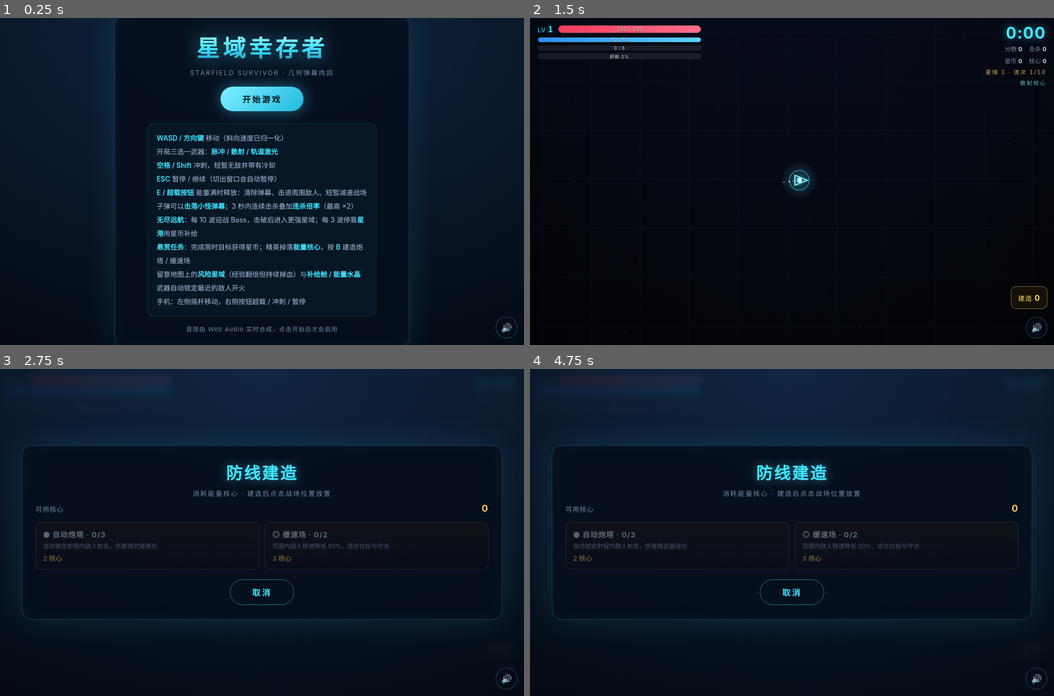
Above: before the commit, frames 1-4 (two rows, left to right).
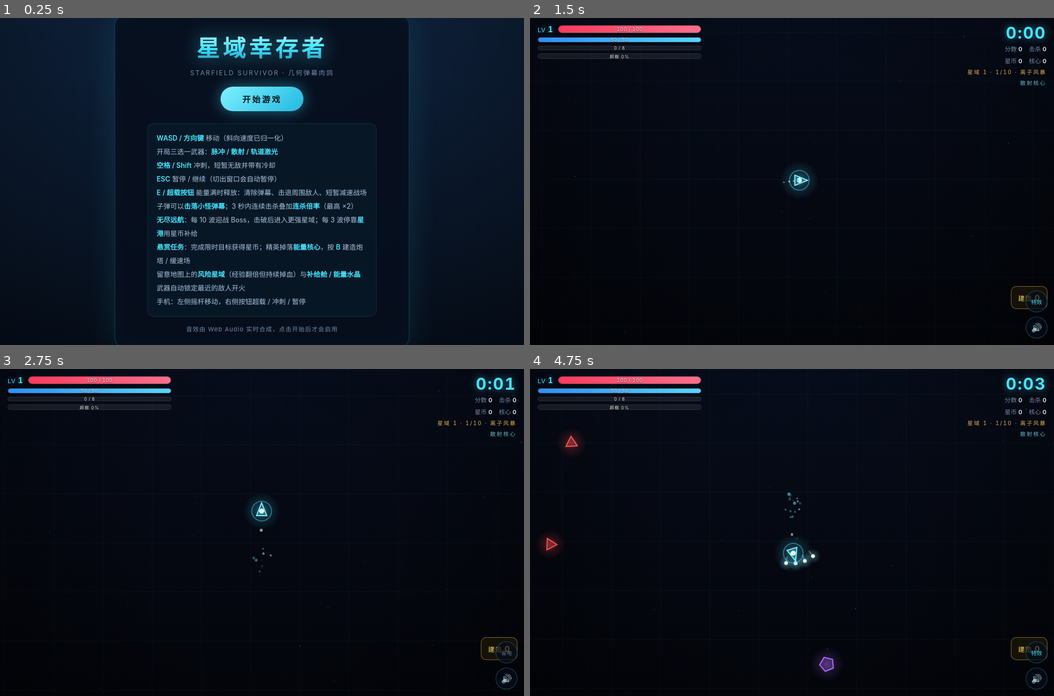
Above: after the commit, the same moments.

Repository: xiiiyuee/Game
Game: browser game, page star-survivor/index.html
Two runs of this game, one before a commit and one after it. Both use one fixed random seed, a clock stepped at 60 frames per second and the inputs below.
Inputs (mouse positions are in pixels of both pictures, inside the frame that each line leads up to):
- Up to frame 1 (0.25 s): no input
- Up to frame 2 (1.5 s): click "开始游戏" at 0.27 s; hold Right from 1.03 s (still down); click (792, 214) at 1.07 s; tap Space at 1.1 s
- Up to frame 3 (2.75 s): release Right at 1.53 s; hold Down 1.58-1.85 s; tap Space at 1.6, 2.1, 2.6 s; click (157, 499) at 1.67 s; hold Left 1.9-2.47 s; click "建造 0" (after the commit: "特效") at 2.02 s; click (366, 483) at 2.27 s; hold Up from 2.52 s (still down)
- Up to frame 4 (4.75 s): release Up at 2.82 s; click (870, 597) at 2.87 s; hold Right 2.87-3.53 s; tap Space every 0.5 s from 3.1 to 4.6 s; click (661, 614) at 3.47 s; hold Up 3.58-3.82 s; hold Left 3.87-4.3 s; click (792, 467) at 4.07 s; hold Down 4.35-4.68 s; click (1038, 653) at 4.52 s, where only the run after the commit has a clickable "省电"; click (949, 548) at 4.67 s; hold Right from 4.73 s (still down)

The runs differ from the first frame. In frame 1, less than 0.1% of the frame differs, in the area x 94-99%, y 91-98%; in frame 2, 0.2%; in frame 3, 32%; in frame 4, 32%, in the area x 0-100%, y 0-93%.

Commit message:
feat: Test GitHub File Storage Connection
Co-authored-by: traeagent <traeagent@users.noreply.github.com>

Diff:
--- a/star-survivor/index.html
+++ b/star-survivor/index.html
@@ -517,6 +517,29 @@
   }
   .mute.off { color: #5b728c; }
 
+  .fx-btn {
+    bottom: 60px;
+    font-size: 10px;
+    letter-spacing: 0;
+    white-space: nowrap;
+  }
+
+  .mute { transition: opacity 0.15s ease; }
+  body.in-overlay .mute, body.in-overlay .fx-btn { opacity: 0; pointer-events: none; }
+
+  /* 低血量警示 */
+  .lowhp {
+    position: fixed;
+    inset: 0;
+    z-index: 7;
+    pointer-events: none;
+    opacity: 0;
+    transition: opacity 0.18s ease;
+    background: radial-gradient(ellipse at center, transparent 52%, rgba(255, 40, 80, 0.42) 100%);
+  }
+  .lowhp.on { animation: lowPulse 1.05s ease-in-out infinite; }
+  @keyframes lowPulse { 0%, 100% { opacity: 0.3; } 50% { opacity: 0.8; } }
+
   /* ========== 移动端控件 ========== */
   #touch { display: none; }
   body.touch #touch { display: block; }
@@ -589,6 +612,7 @@
     height: 34px;
     font-size: 14px;
   }
+  body.touch .fx-btn { bottom: max(192px, calc(env(safe-area-inset-bottom) + 184px)); }
 
   /* ========== 响应式 ========== */
   @media (max-width: 700px) {
@@ -757,6 +781,8 @@
   </div>
 </div>
 
+<div class="lowhp" id="lowhp"></div>
+<button class="mute fx-btn" id="fx-btn" aria-label="特效模式">特效</button>
 <button class="mute" id="mute" aria-label="静音切换">🔊</button>
 <button class="build-btn hidden" id="build-btn">建造 <b id="ui-core-btn">0</b></button>
 
@@ -789,7 +815,8 @@
       ENEMY_ARMOR_MAX: 0.45,      // 敌人减伤上限
       ENEMY_SPEED_CAP: 1.9,       // 敌人移速成长上限
       EBULLET_SPEED_PER_CHAPTER: 0.05, // 每章敌方弹速成长
-      EBULLET_SPEED_CAP: 1.45,    // 敌方弹速成长上限
+      EBULLET_SPEED_CAP: 1.6,     // 敌方弹速总上限（含风暴词条）
+      POWER_ADAPT: 0.22,          // 深渊适应指数（越大越克制高伤害）
       CLEAR_HEAL: 0.25,           // 击破 Boss 后回复生命比例
       CLEAR_CREDITS: 60,          // 击破 Boss 星币奖励
       SHOP_WAVE: 3,               // 每 3 波进入星港
@@ -1306,6 +1333,11 @@
   let bountyCd = CFG.BOUNTY.FIRST_DELAY;
   let lastShopWave = 0;
   let shopCounts = {};             // 本局商店购买次数（用于涨价）
+  let chapterMod = null;           // 当前星域环境词条
+  let hitStop = 0;                 // 命中顿帧（秒）
+  let lowFx = (() => {
+    try { return localStorage.getItem("sf_lowfx") === "1"; } catch (e) { return false; }
+  })();
   let waveNum = 1;
   let score = 0;
   let kills = 0;
@@ -1433,6 +1465,8 @@
     nextEnemyId = 1;
     nextPropId = 1;
     upgradeCards = [];
+    chapterMod = pick(CHAPTER_MODS);
+    hitStop = 0;
     musicTimer = 0;
     ultTimer = 0;
     echoTimer = 0;
@@ -1641,6 +1675,19 @@
     if (btn) startGame(btn.dataset.weapon);
   });
 
+  // 特效档位：流畅模式减少辉光与粒子，降低手机发热
+  function applyFxLabel() {
+    const el = document.getElementById("fx-btn");
+    el.textContent = lowFx ? "省电" : "特效";
+    el.classList.toggle("off", lowFx);
+  }
+  document.getElementById("fx-btn").addEventListener("click", () => {
+    lowFx = !lowFx;
+    try { localStorage.setItem("sf_lowfx", lowFx ? "1" : "0"); } catch (e) {}
+    applyFxLabel();
+  });
+  applyFxLabel();
+
   // 静音开关
   document.getElementById("mute").addEventListener("click", () => {
     audio.muted = !audio.muted;
@@ -1656,7 +1703,8 @@
    * 9. 粒子 / 飘字 / 经验球
    * ===================================================================*/
   function emit(x, y, count, color, speed, size, life) {
-    const cap = CFG.LIMITS.PARTICLES;
+    const cap = lowFx ? 120 : CFG.LIMITS.PARTICLES;
+    if (lowFx) count = Math.ceil(count * 0.4);
     for (let i = 0; i < count; i++) {
       if (particles.length >= cap) break;
       const a = Math.random() * TAU;
@@ -2066,7 +2114,7 @@
   }
   // 深渊适应：敌人生命随玩家武器伤害提升（次线性），避免后期一发清屏
   function playerPowerMul() {
-    return Math.pow(Math.max(1, stats.damage / 10), 0.22);
+    return Math.pow(Math.max(1, stats.damage / 10), CFG.RUN.POWER_ADAPT);
   }
   function waveScaleSpeed() {
     return Math.min(CFG.RUN.ENEMY_SPEED_CAP, 1 + (waveNum - 1) * 0.028 + (chapter - 1) * 0.06);
@@ -2075,8 +2123,8 @@
     return (1 + (waveNum - 1) * 0.045) * Math.pow(CFG.RUN.ENEMY_DMG_GROWTH, chapter - 1);
   }
   function ebSpeedScale() {
-    return Math.min(CFG.RUN.EBULLET_SPEED_CAP,
-      1 + (waveNum - 1) * 0.018 + (chapter - 1) * CFG.RUN.EBULLET_SPEED_PER_CHAPTER);
+    const base = 1 + (waveNum - 1) * 0.018 + (chapter - 1) * CFG.RUN.EBULLET_SPEED_PER_CHAPTER;
+    return Math.min(CFG.RUN.EBULLET_SPEED_CAP, base * (chapterMod ? chapterMod.ebMul || 1 : 1));
   }
 
   function weightedEnemyType() {
@@ -2120,7 +2168,8 @@
       }
     }
 
-    const hp = def.hp * waveScaleHp() * playerPowerMul();
+    const hp = def.hp * waveScaleHp() * playerPowerMul() *
+      (chapterMod ? chapterMod.hpMul || 1 : 1);
     const e = {
       id: nextEnemyId++,
       type: typeKey,
@@ -2128,7 +2177,7 @@
       r: def.r,
       hp,
       maxHp: hp,
-      speed: def.speed * waveScaleSpeed(),
+      speed: def.speed * waveScaleSpeed() * (chapterMod ? chapterMod.speedMul || 1 : 1),
       dmg: def.dmg * waveScaleDmg(),
       armor: waveScaleArmor(),
       xp: def.xp,
@@ -2242,7 +2291,8 @@
     if (spawnTimer > 0) return;
 
     spawnTimer = Math.max(CFG.WAVE.SPAWN_MIN,
-      CFG.WAVE.SPAWN_BASE - (waveNum - 1) * 0.065 - (chapter - 1) * 0.06);
+      CFG.WAVE.SPAWN_BASE - (waveNum - 1) * 0.065 - (chapter - 1) * 0.06) *
+      (chapterMod ? chapterMod.spawnMul || 1 : 1);
     const count = 1 + Math.floor(waveNum / 6) + Math.floor((chapter - 1) * 0.8);
     for (let i = 0; i < count; i++) {
       spawnEnemy(weightedEnemyType());
@@ -2505,8 +2555,12 @@
     if (combo > comboBest) comboBest = combo;
     const mul = comboMultiplier();
     score += Math.round(e.score * mul);
-    credits += e.isBoss ? CFG.RUN.CREDIT_BOSS : e.type === "diamond" ? CFG.RUN.CREDIT_ELITE : CFG.RUN.CREDIT_KILL;
+    credits += Math.round(
+      (e.isBoss ? CFG.RUN.CREDIT_BOSS : e.type === "diamond" ? CFG.RUN.CREDIT_ELITE : CFG.RUN.CREDIT_KILL) *
+      (chapterMod ? chapterMod.creditMul || 1 : 1)
+    );
     bountyOnKill(e);
+    if (e.type === "diamond") hitStop = Math.max(hitStop, 0.045);
 
     if (e.isBoss) {
       emit(e.x, e.y, 110, "#ffc857", 420, 6, 1.3);
@@ -2772,6 +2826,8 @@
     shake = Math.max(shake, 12 * CFG.FX.SHAKE);
     emit(player.x, player.y, 14, "#ff4d6d", 220, 3, 0.5);
     sfxHurt();
+    hitStop = Math.max(hitStop, 0.025);
+    if (document.body.classList.contains("touch") && navigator.vibrate) navigator.vibrate(28);
     // 受击断连杀
     combo = 0;
     comboTimer = 0;
@@ -3063,7 +3119,12 @@
     setText(document.getElementById("ui-credits"), String(credits));
     setText(document.getElementById("ui-cores"), String(cores));
     setText(document.getElementById("ui-core-btn"), String(cores));
-    setText(document.getElementById("ui-chapter"), `星域 ${chapter} · 波次 ${waveNum}/${CFG.RUN.CHAPTER_WAVES}`);
+    setText(document.getElementById("ui-chapter"),
+      `星域 ${chapter} · ${waveNum}/${CFG.RUN.CHAPTER_WAVES}` +
+      (chapterMod ? ` · ${chapterMod.name}` : ""));
+    document.getElementById("lowhp").classList.toggle(
+      "on", state === "playing" && player.hp / player.hpMax < 0.3);
+    document.body.classList.toggle("in-overlay", state !== "playing");
     const power = playerPowerMul();
     setText(document.getElementById("ui-weapon"),
       CFG.WEAPONS[chosenWeapon].name +
@@ -3374,6 +3435,25 @@
         updateBuffPanel();
       },
     },
+    {
+      id: "multishot", icon: "⋔", name: "弹道扩展", base: 85,
+      desc: () => "本武器弹道 +1（上限 8）",
+      can: () => stats.bulletCount < 8,
+      apply: () => { stats.bulletCount += 1; },
+    },
+    {
+      id: "pierce", icon: "→", name: "穿透镀层", base: 80,
+      desc: () => "弹道穿透 +1（上限 7）",
+      can: () => stats.pierce < 7,
+      apply: () => { stats.pierce += 1; },
+    },
+  ];
+
+  // 星域环境词条：每章随机，改变对局节奏
+  const CHAPTER_MODS = [
+    { id: "rich", name: "富矿", desc: "击杀星币 +40% · 敌人生命 +8%", creditMul: 1.4, hpMul: 1.08 },
+    { id: "storm", name: "离子风暴", desc: "敌弹速度 +18% · 敌人移速 +5%", ebMul: 1.18, speedMul: 1.05 },
+    { id: "fracture", name: "裂解空间", desc: "敌人生命 -10% · 刷怪间隔 -15%", hpMul: 0.9, spawnMul: 0.85 },
   ];
 
   function shopCost(def) {
@@ -3676,6 +3756,7 @@
     victoryFlash = 0;
     slowmo = 0;
     chapter += 1;
+    chapterMod = pick(CHAPTER_MODS.filter((m) => !chapterMod || m.id !== chapterMod.id));
     chapterStartElapsed = elapsed;
     waveNum = 1;
     bossSpawned = false;
@@ -3700,6 +3781,7 @@
       (chapter - 1) * CFG.RUN.CHAPTER_WAVES) - 1) * 100);
     const armorPct = Math.round(waveScaleArmor() * 100);
     addText(cx, cy + 54, `深渊压制：敌人生命 +${hpPct}% · 护甲 ${armorPct}%`, "#ff9f2e", 14);
+    if (chapterMod) addText(cx, cy + 74, `星域环境：${chapterMod.name} · ${chapterMod.desc}`, "#7ef0ff", 13);
     emit(player.x, player.y, 34, "#8bffdc", 280, 3.6, 0.9);
     sfxWin();
     openShop("第 " + chapter + " 星域 · 星港补给");
@@ -3724,6 +3806,11 @@
     if (slowmo > 0) {
       slowmo = Math.max(0, slowmo - rawDt);
       dt *= 0.3;
+    }
+    // 命中顿帧：短暂冻结世界更新，强化打击反馈
+    if (hitStop > 0) {
+      hitStop = Math.max(0, hitStop - rawDt);
+      return;
     }
 
     elapsed += dt;
@@ -3957,7 +4044,7 @@
     for (let i = 0; i < bullets.length; i++) {
       const b = bullets[i];
       if (b.x < cull.x0 || b.x > cull.x1 || b.y < cull.y0 || b.y > cull.y1) continue;
-      drawGlow(b.color || "#3fe5ff", b.x, b.y, b.r * 4.2, 0.5);
+      if (!lowFx) drawGlow(b.color || "#3fe5ff", b.x, b.y, b.r * 4.2, 0.5);
       ctx.fillStyle = "#eaffff";
       ctx.beginPath();
       ctx.arc(b.x, b.y, b.r, 0, TAU);
@@ -3970,7 +4057,7 @@
     for (let i = 0; i < ebullets.length; i++) {
       const b = ebullets[i];
       if (b.x < cull.x0 || b.x > cull.x1 || b.y < cull.y0 || b.y > cull.y1) continue;
-      drawGlow(b.color, b.x, b.y, b.r * 3.6, 0.55);
+      if (!lowFx) drawGlow(b.color, b.x, b.y, b.r * 3.6, 0.55);
       ctx.fillStyle = b.color;
       ctx.beginPath();
       ctx.arc(b.x, b.y, b.r, 0, TAU);
@@ -4028,7 +4115,7 @@
         ctx.translate(e.x, e.y);
 
         // 柔和外发光改为缓存贴图，避免大半径 shadowBlur
-        drawGlow("#ff3b6b", 0, 0, e.r * 2.1, 0.4);
+        if (!lowFx) drawGlow("#ff3b6b", 0, 0, e.r * 2.1, 0.4);
 
         // 外环：阶段越高层数越多
         ctx.rotate(e.spin);
@@ -4067,7 +4154,8 @@
 
       ctx.save();
       ctx.translate(e.x, e.y);
-      drawGlow(e.color, 0, 0, e.r * (e.type === "diamond" ? 3 : 2.4), e.type === "diamond" ? 0.55 : 0.42);
+      const detail = e.r * view.scale > 7;
+      if (!lowFx) drawGlow(e.color, 0, 0, e.r * (e.type === "diamond" ? 3 : 2.4), e.type === "diamond" ? 0.55 : 0.42);
 
       if (e.type === "tri") {
         drawShape(0, 0, e.r, 3, e.angle + Math.PI / 2, "rgba(255, 82, 82, 0.22)", e.color, 2);
@@ -4081,7 +4169,7 @@
       ctx.shadowBlur = 0;
 
       // 精英血条
-      if (e.type === "diamond") {
+      if (detail && e.type === "diamond") {
         const w = e.r * 2.1;
         const pct = clamp(e.hp / e.maxHp, 0, 1);
         ctx.fillStyle = "rgba(0,0,0,0.5)";
@@ -4091,8 +4179,8 @@
       }
 
       // 词缀标识：护盾环 + 顶部彩色标记点
-      if (e.affixes && e.affixes.length) {
-        if (e.affixes.includes("shield")) {
+      if (detail && e.affixes && e.affixes.length) {
+        if (!lowFx && e.affixes.includes("shield")) {
           ctx.strokeStyle = "rgba(126, 240, 255, 0.7)";
           ctx.lineWidth = 1.4;
           ctx.beginPath();
@@ -4468,7 +4556,8 @@
     cull.y1 = camera.y + view.h + 120;
     ctx.save();
     if (state === "playing" && shake > 0) {
-      ctx.translate(rand(-shake, shake), rand(-shake, shake));
+      const s = shake * (lowFx ? 0.35 : 1);
+      ctx.translate(rand(-s, s), rand(-s, s));
     }
 
     drawBackground(t);
